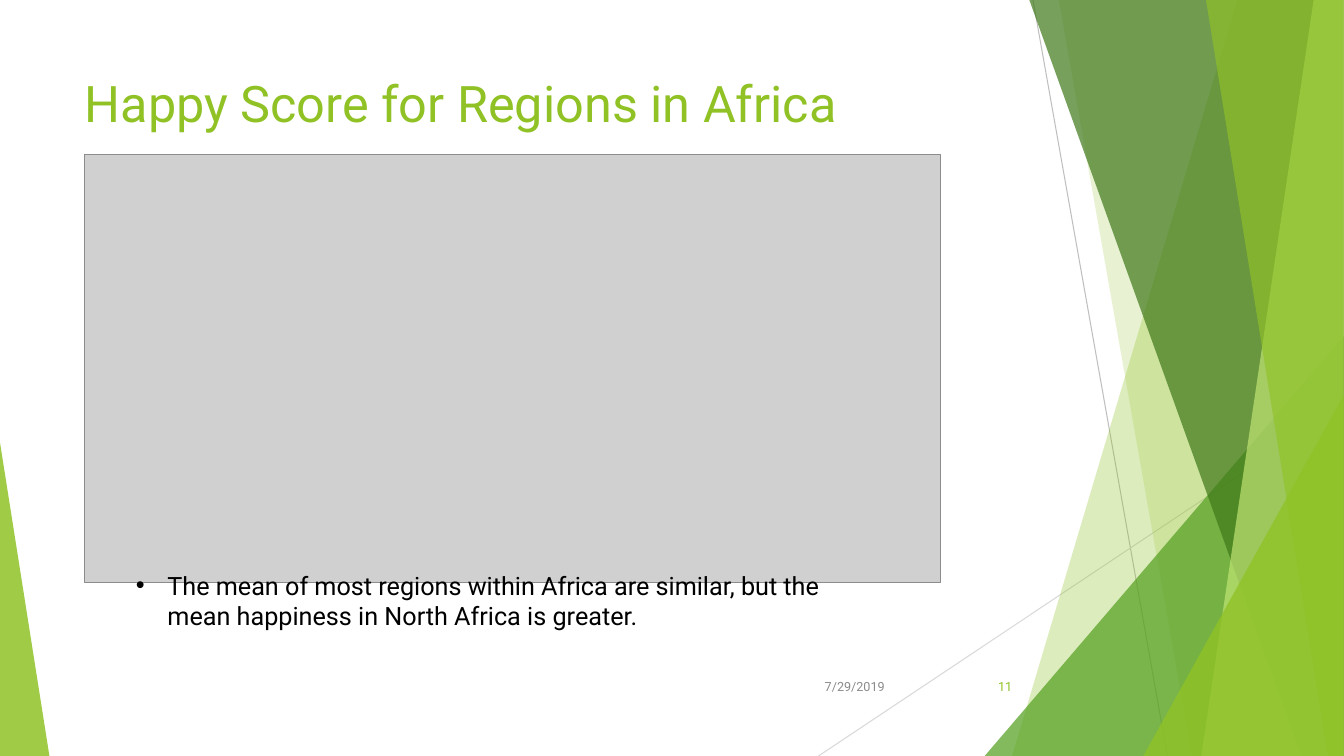
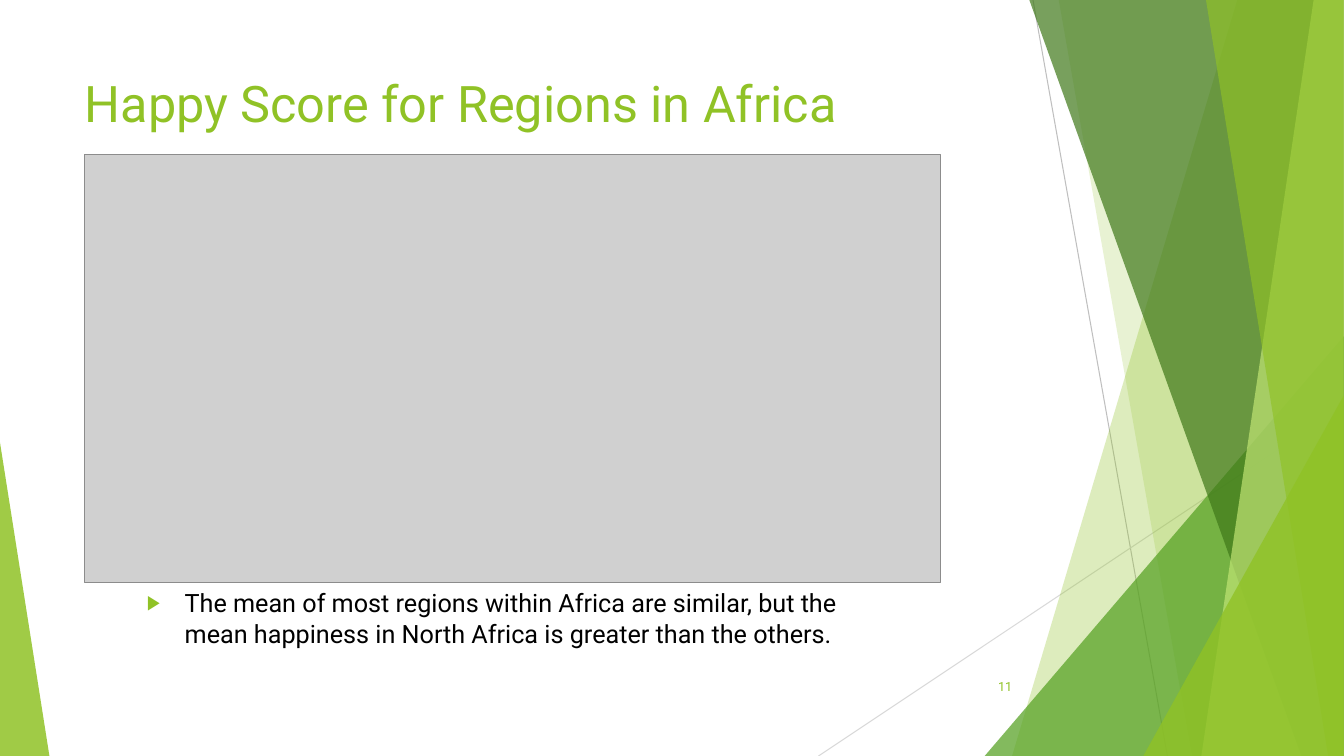
Before and after one commit to Kika000/Project-1, a slide deck: slide 11 of What Makes the World Happy.pptx. Drawn at 1344x756 pixels with LibreOffice and Linux fonts; fonts in the diff are those of the drawing; grey boxes stand for pictures. Boxes give left, top, right and bottom in pixels: in the first picture for what was removed or moved away, otherwise in the second. Text is boxed around its words. In the diff, an @@ line names an element or a change of style, - is before the commit and + after.

```diff
--- a/What Makes the World Happy.pptx
+++ b/What Makes the World Happy.pptx
@@ text at (185,593,836,649): text changed @@
-• The mean of most regions within Africa are similar, but the mean happiness in North Africa is greater.
+▶ The mean of most regions within Africa are similar, but the mean happiness in North Africa is greater than the others.
@@ text removed at (825,682,885,692) @@
-7/29/2019
```
Also in this commit, not shown: 25 other slides changed, 11 other files.
